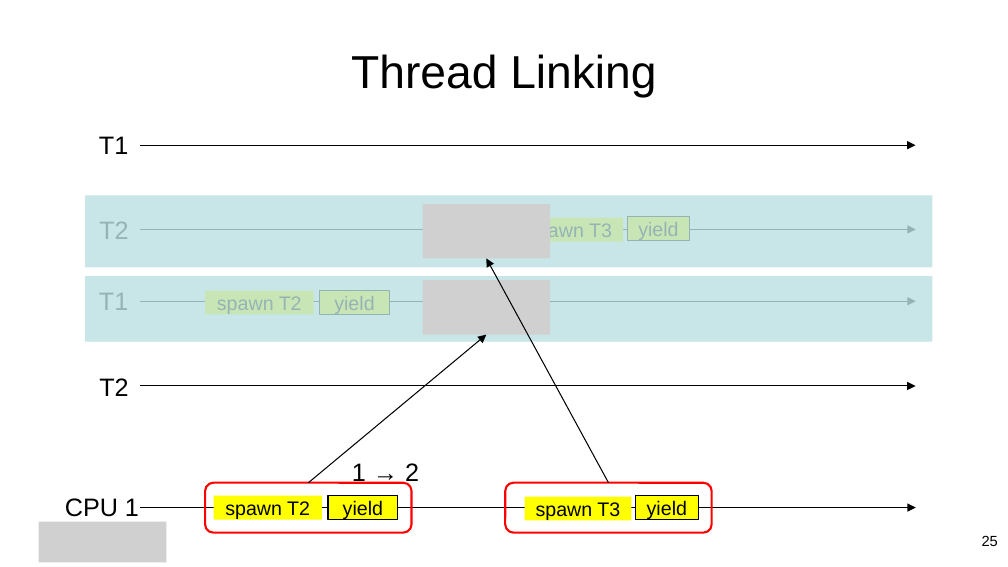
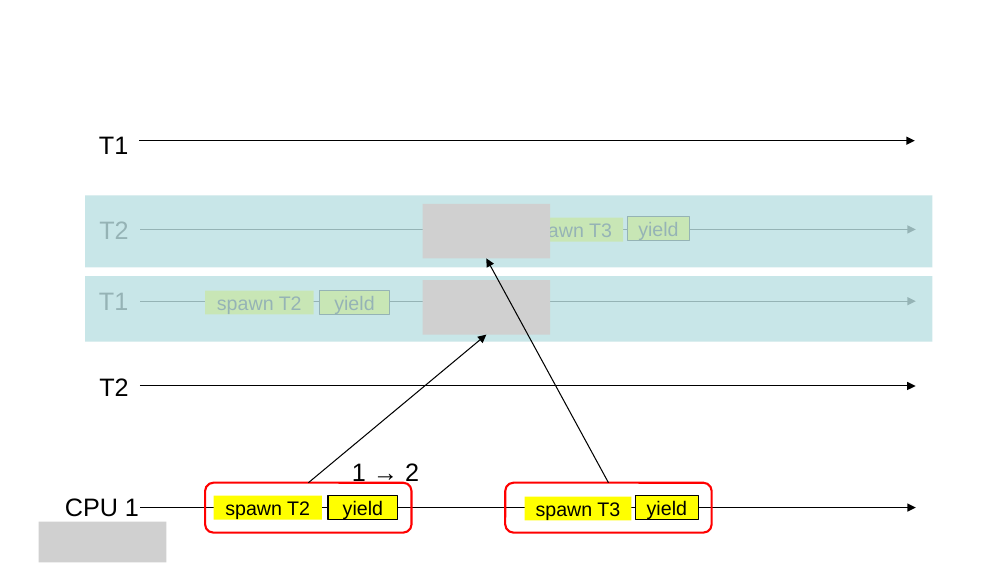
Before and after one commit to jieungkim/phd_thesis, a slide deck: slide 26 of figs/conlink/concurrent_linking.pptx (slide 25 before the commit). Drawn at 1008x567 pixels with LibreOffice and Linux fonts; fonts in the diff are those of the drawing; grey boxes stand for pictures. Boxes give left, top, right and bottom in pixels: in the first picture for what was removed or moved away, otherwise in the second. Text is boxed around its words. In the diff, an @@ line names an element or a change of style, - is before the commit and + after.

```diff
--- a/figs/conlink/concurrent_linking.pptx
+++ b/figs/conlink/concurrent_linking.pptx
@@ title removed at (351, 54, 656, 98) @@
-Thread Linking
@@ arrow moved from (140, 145) - (915, 145) to (139, 141) - (915, 141) @@
@@ page number removed at (982, 535, 998, 546) @@
-25
```
Also in this commit, not shown: 22 other slides changed, 8 slides added, 13 slides removed, 10 other files.
